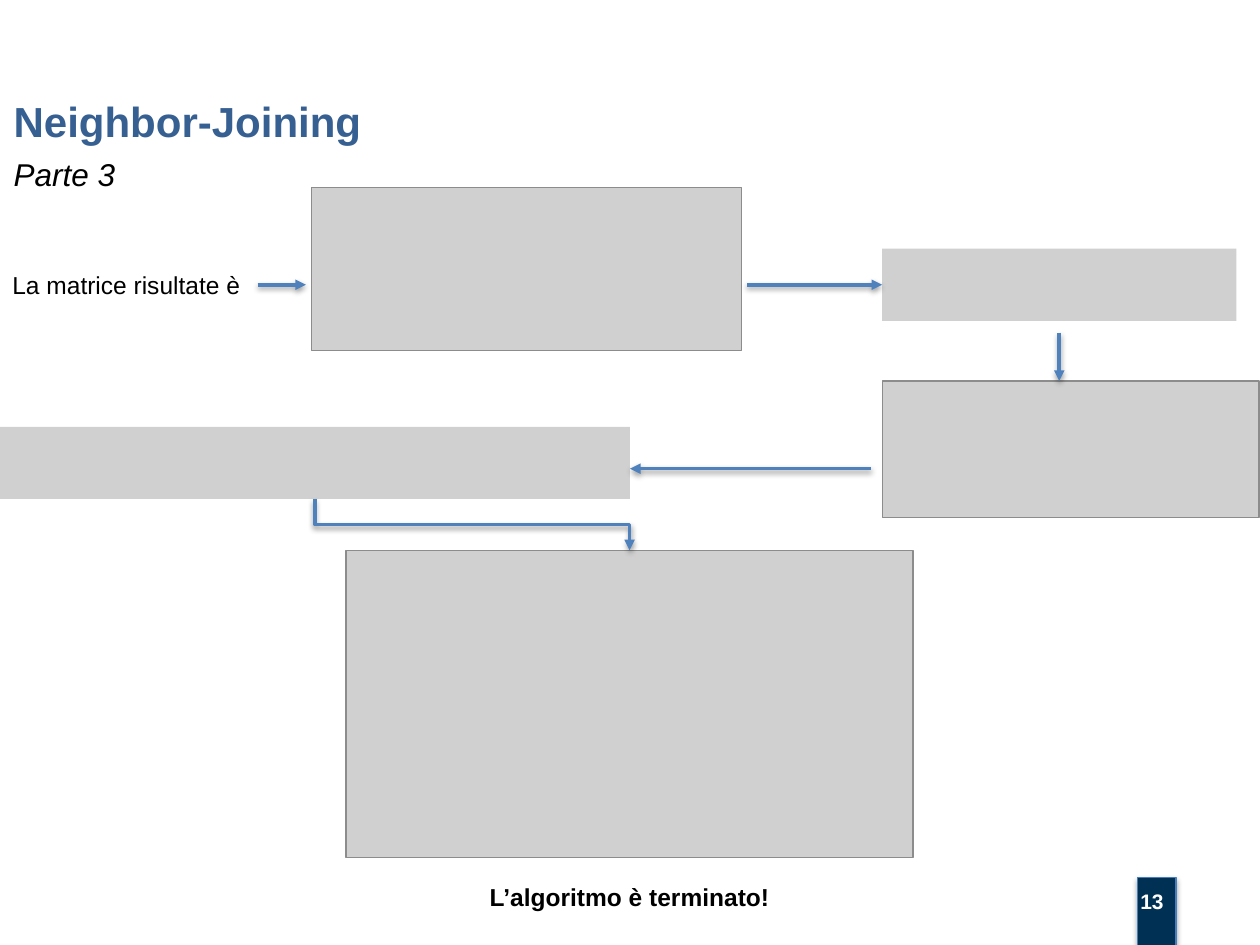
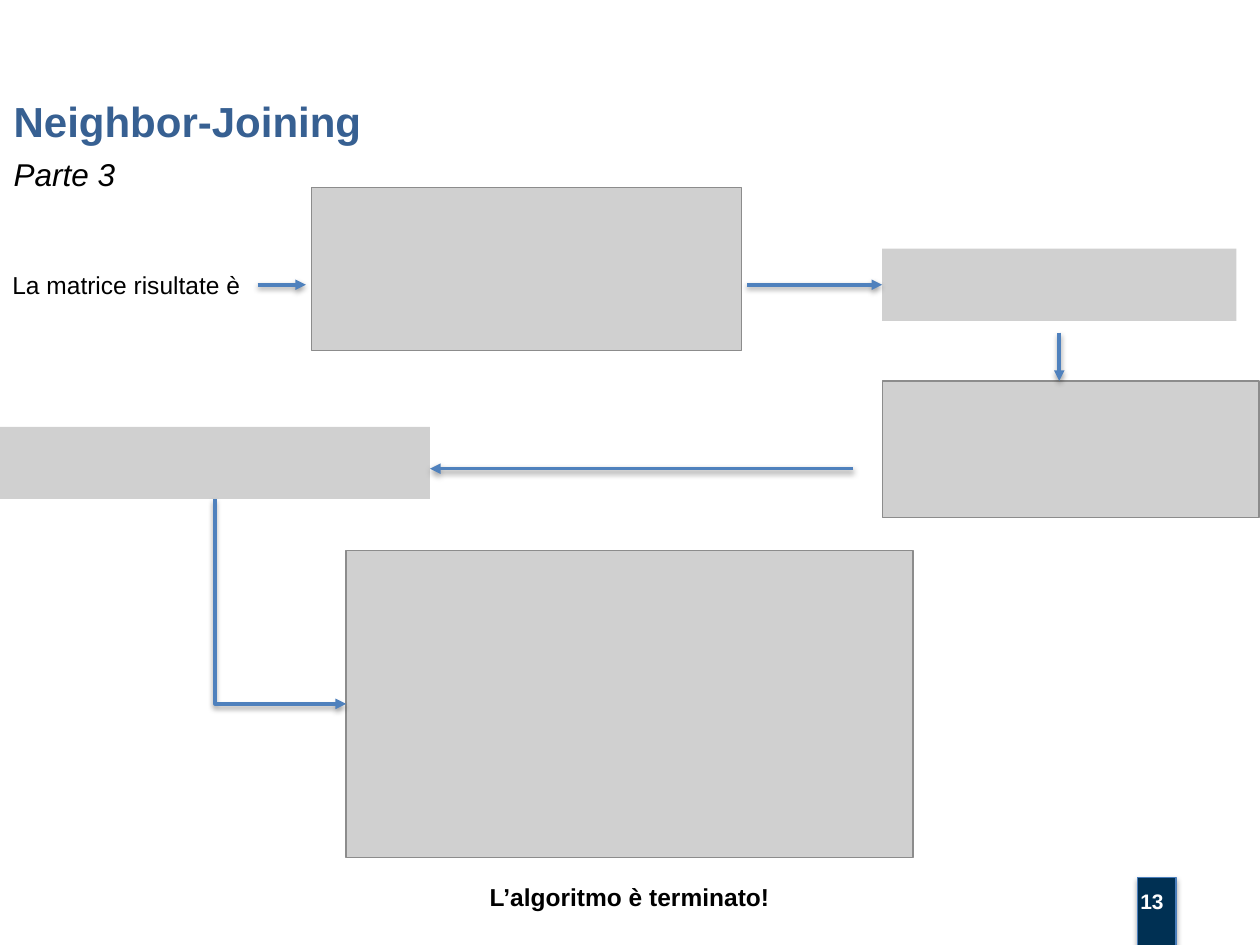
Before and after one commit to mtortoli/Thesis, a slide deck: slide 13 of Discussione Laurea/Slides v.1.0.pptx. Drawn at 1260x945 pixels with LibreOffice and Linux fonts; fonts in the diff are those of the drawing; grey boxes stand for pictures; background and template pictures are left out. Boxes give left, top, right and bottom in pixels: in the first picture for what was removed or moved away, otherwise in the second. Text is boxed around its words. In the diff, an @@ line names an element or a change of style, - is before the commit and + after.

```diff
--- a/Discussione Laurea/Slides v.1.0.pptx
+++ b/Discussione Laurea/Slides v.1.0.pptx
@@ picture resized from (x1=0, y1=427, x2=630, y2=499) to (x1=0, y1=427, x2=430, y2=499) @@
@@ arrow moved from (871, 469) - (630, 469) to (853, 469) - (430, 469) @@
@@ elbow arrow moved from (315, 499) - (630, 551) to (215, 499) - (346, 704) @@
```
Also in this commit, not shown: 13 other slides changed, 1 other file.
